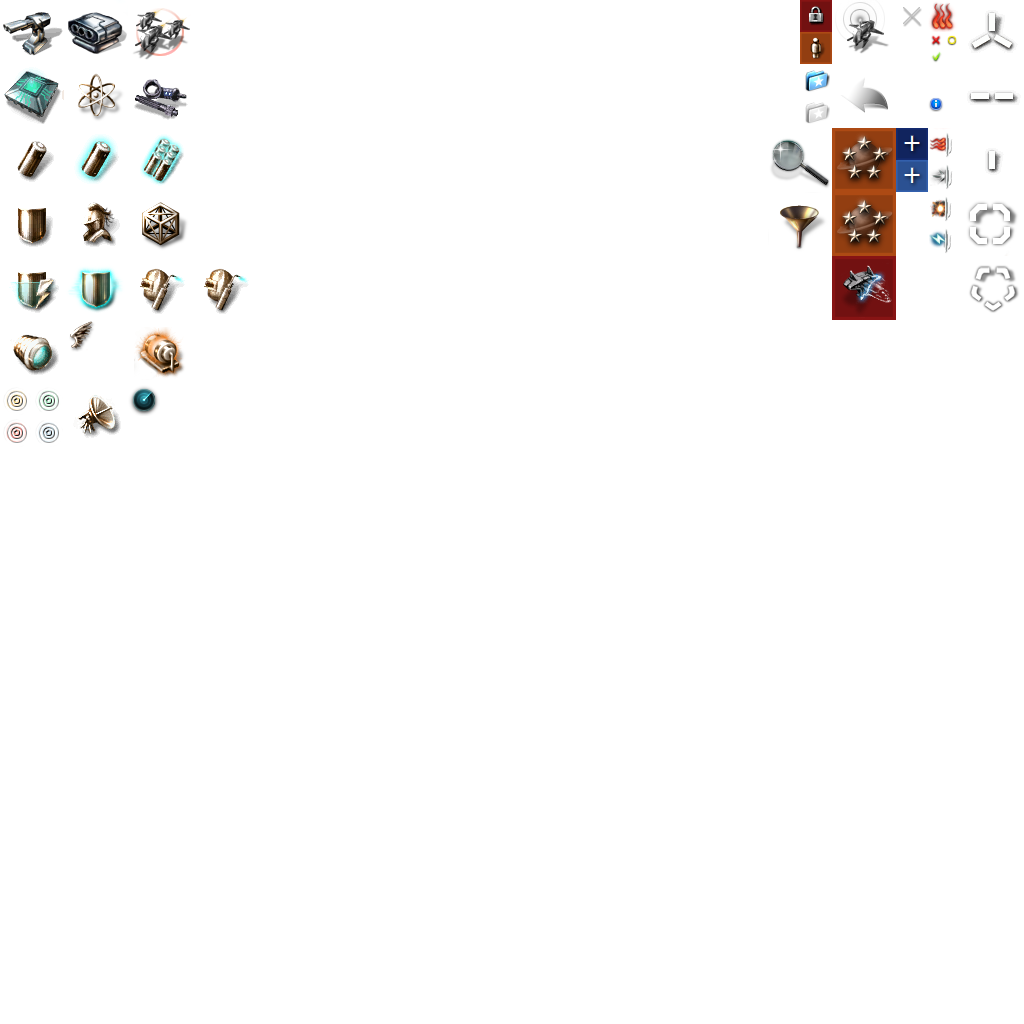
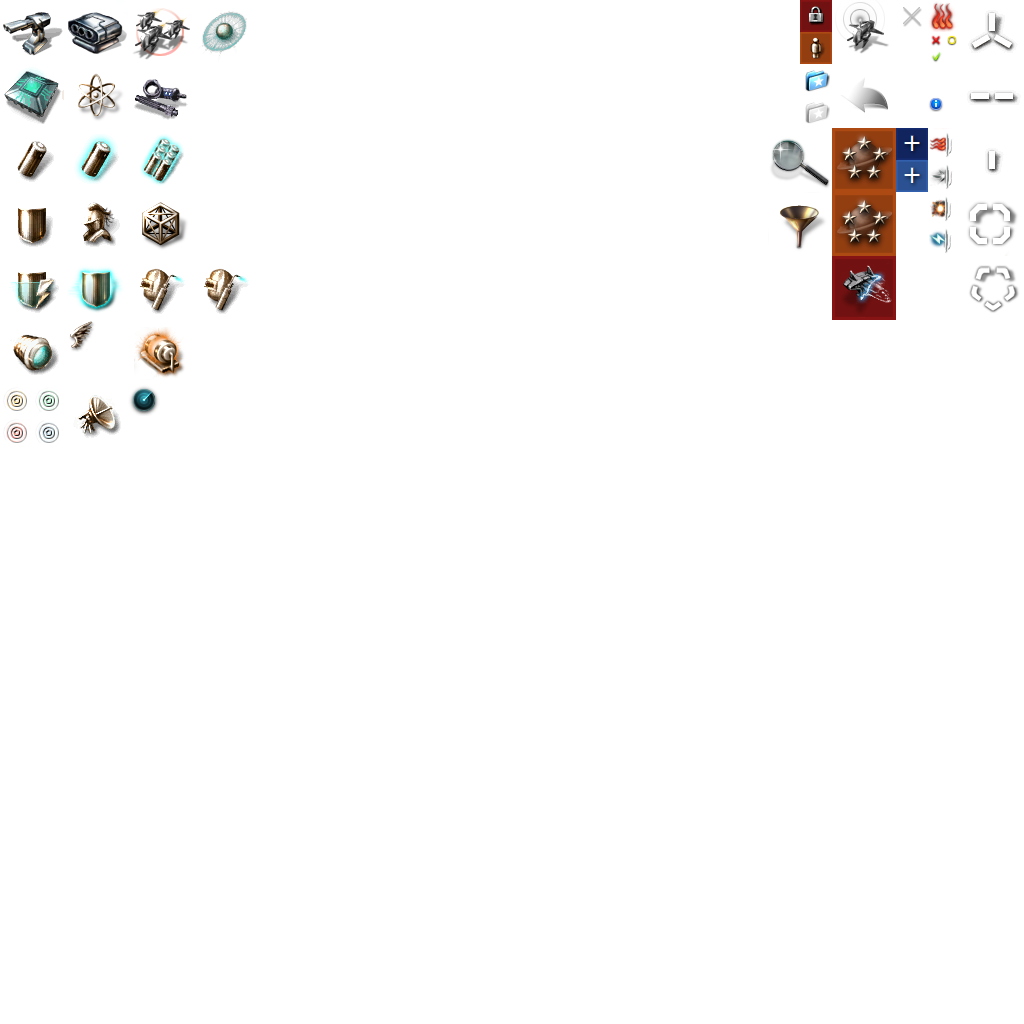
The second 1024 x 1024 image is a revision of the first. Changes to its layers:
added layer "Smartbomb" in group "Attribute Icons" over [198, 10, 247, 61]
